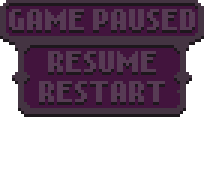
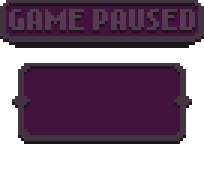
The second 204px x 180px image is a revision of the first. Changes to its layers:
removed layer "Layer 1" over [12, 42, 192, 117]
added layer "Layer 29" over [12, 42, 192, 144]
